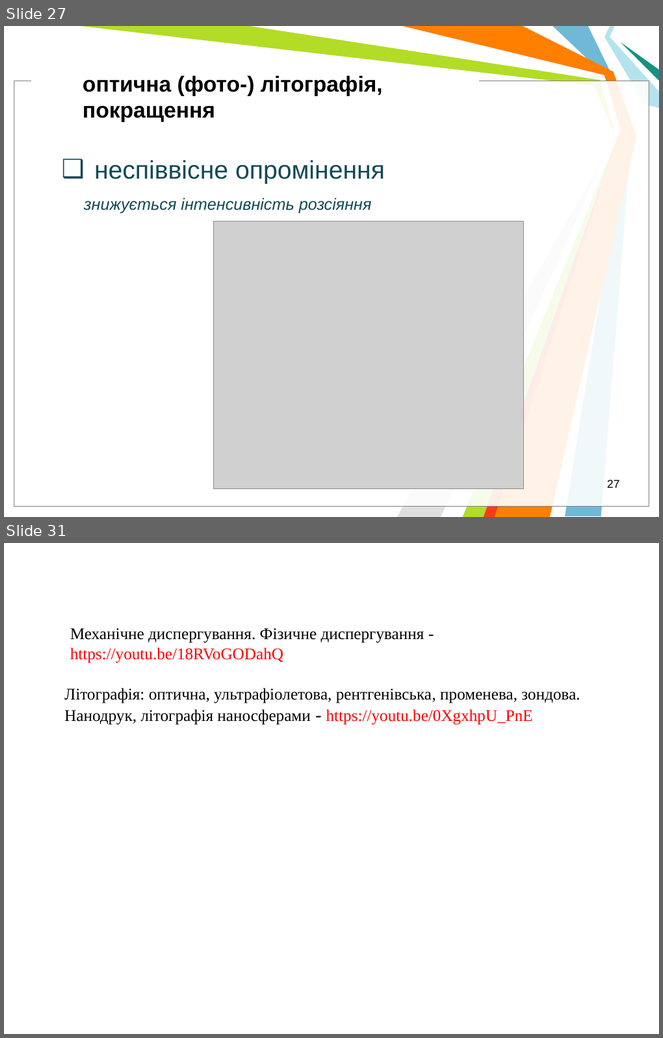
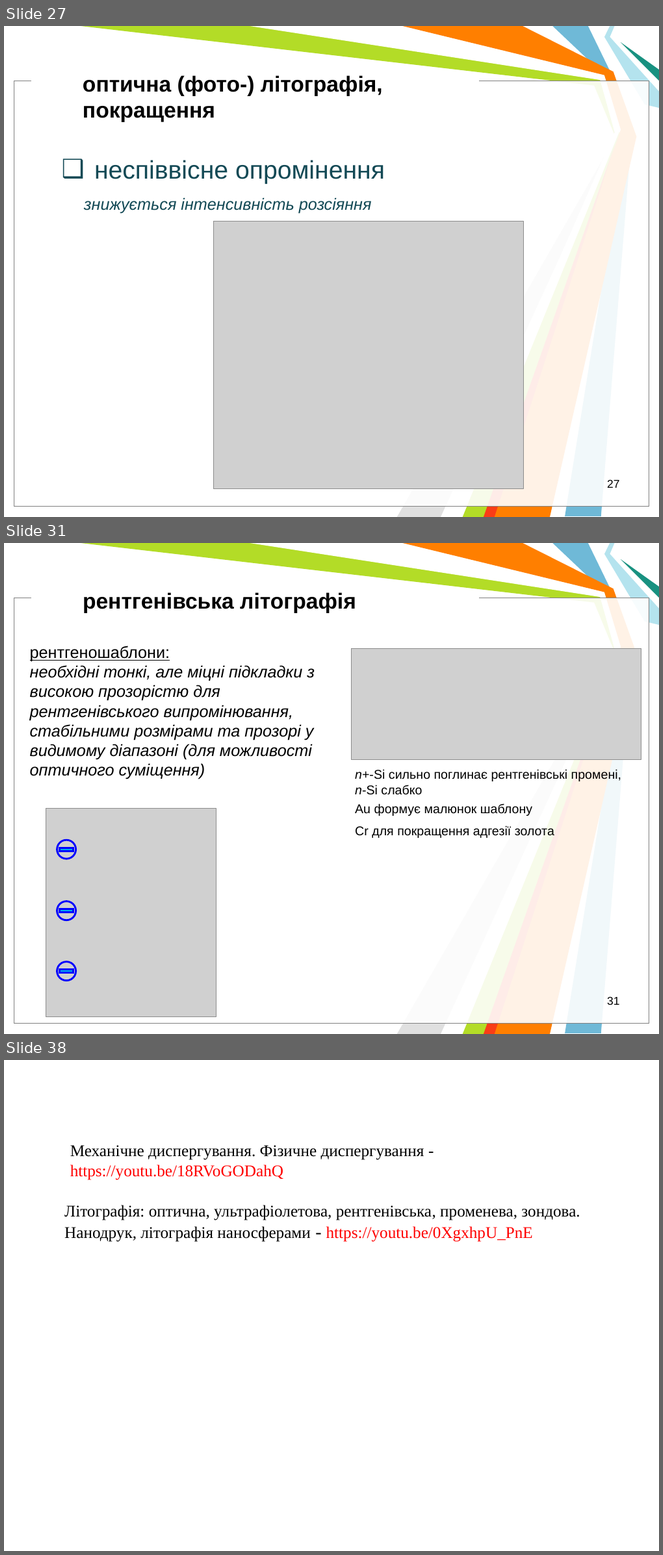
Before and after one commit to l432/NMK, a slide deck: Lecture/nanoSystem/2021_22/Present/OsnFizNanoV2.ppt. Shown one above the other, each under a label of ours: slides 27 and 31 before the commit, slides 27, 31 and 38 after it; the slides between them are not shown. The pictures are 663x1038 and 663x1555 pixels, drawn with LibreOffice and Linux fonts; fonts in the diff are those of the drawing; grey boxes stand for pictures; background and template pictures are left out. Boxes give left, top, right and bottom in pixels: in the first picture for what was removed or moved away, otherwise in the second. Text is boxed around its words. In the diff, an @@ line names an element or a change of style, - is before the commit and + after.

```diff
--- a/Lecture/nanoSystem/2021_22/Present/OsnFizNanoV2.ppt
+++ b/Lecture/nanoSystem/2021_22/Present/OsnFizNanoV2.ppt
@@ slide 31 added at [4,543,659,1034], background #FFFFFF; not listed: 11 template elements that a slide beside it also shows @@
@@ text added at [83,592,356,613], 24 pt, text #000000, bold @@
+рентгенівська літографія
@@ text added at [30,646,315,780], 18 pt, text #000000, italic @@
+рентгеношаблони:
+необхідні тонкі, але міцні підкладки з високою прозорістю для рентгенівського випромінювання,
+стабільними розмірами та прозорі у видимому діапазоні (для можливості оптичного суміщення)
@@ picture added at [351,648,642,760] @@
@@ text added at [355,769,622,795], 14 pt, text #000000 @@
+n+-Si сильно поглинає рентгенівські промені, n-Si слабко
@@ text added at [355,804,532,816], 14 pt, text #000000 @@
+Au формує малюнок шаблону
@@ text added at [355,826,555,838], 14 pt, text #000000 @@
+Cr для покращення адгезії золота
@@ group added at [46,809,217,1017]: 3 ellipses, 3 rectangles, 1 picture @@
@@ page number added at [607,997,620,1005], 12.5 pt, text #000000 @@
+31
@@ what was slide 31 is now slide 38 @@
```
Also in this commit, not shown: 3 slides changed, 8 other slides added, 2 slides removed.
